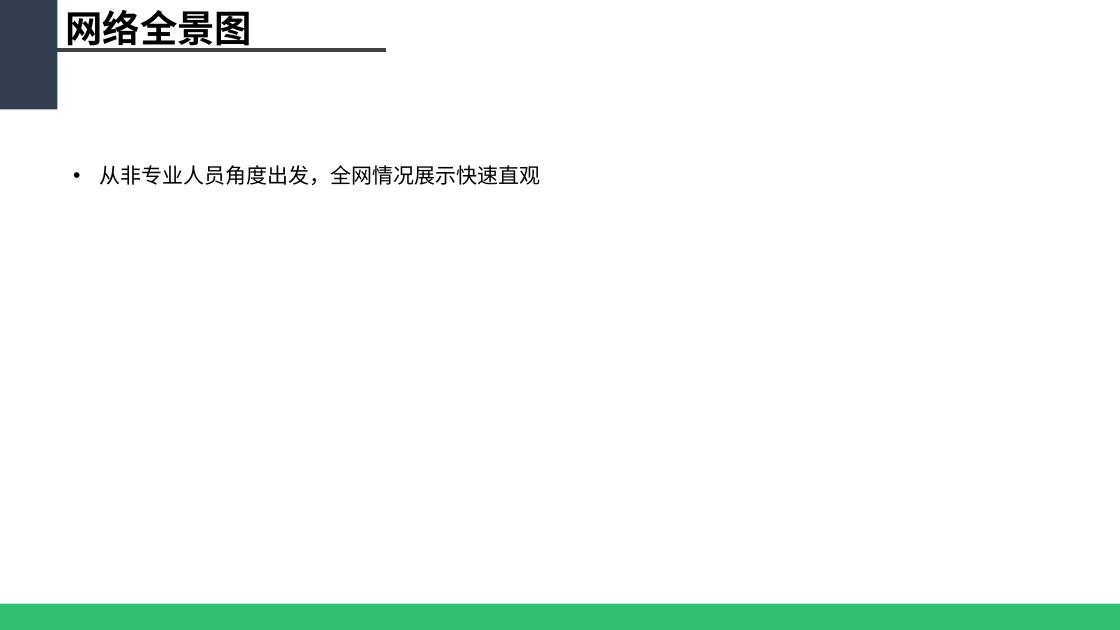
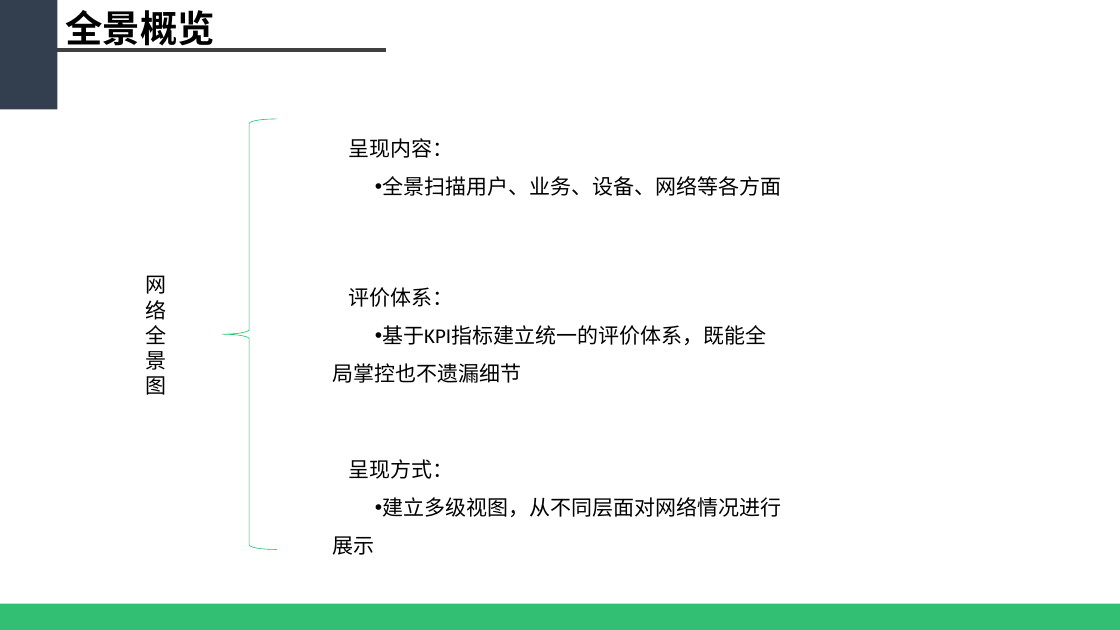
Before and after one commit to WeakX/Ref, a slide deck: slide 3 of 基于大数据的智慧网络运维平台_new.pptx. Drawn at 1120x630 pixels with LibreOffice and Linux fonts; fonts in the diff are those of the drawing. Boxes give left, top, right and bottom in pixels: in the first picture for what was removed or moved away, otherwise in the second. Text is boxed around its words. In the diff, an @@ line names an element or a change of style, - is before the commit and + after.

```diff
--- a/基于大数据的智慧网络运维平台_new.pptx
+++ b/基于大数据的智慧网络运维平台_new.pptx
@@ text at [66,10,215,52]: text changed @@
-网络全景图
+全景概览
@@ left brace added at [222,119,276,549], outline #12C869 0.5 pt @@
@@ text added at [349,138,781,196], 18 pt, text #000000 @@
+呈现内容：
+• 全景扫描用户、业务、设备、网络等各方面
@@ text removed at [99,165,540,185] @@
-• 从非专业人员角度出发，全网情况展示快速直观
@@ text added at [146,275,167,395], 18 pt, text #000000 @@
+网络全景图
@@ text added at [333,287,766,383], 18 pt, text #000000 @@
+评价体系：
+• 基于KPI指标建立统一的评价体系，既能全局掌控也不遗漏细节
@@ text added at [333,459,781,555], 18 pt, text #000000 @@
+呈现方式：
+• 建立多级视图，从不同层面对网络情况进行展示
```
Also in this commit, not shown: 4 other slides changed, 6 slides added, 2 slides removed.
